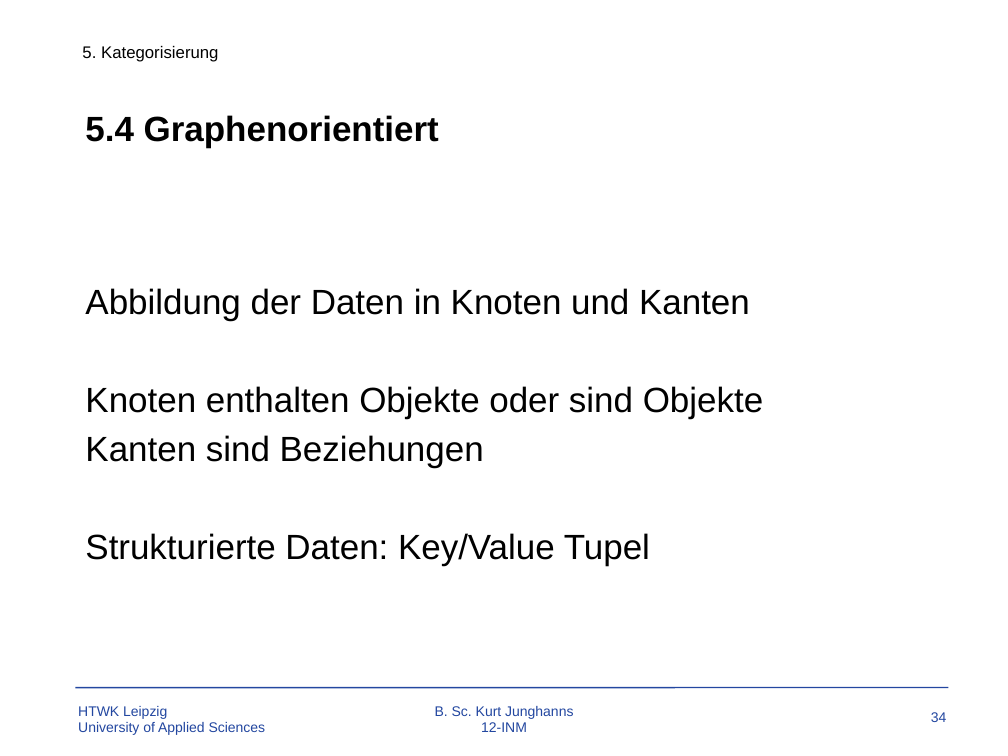
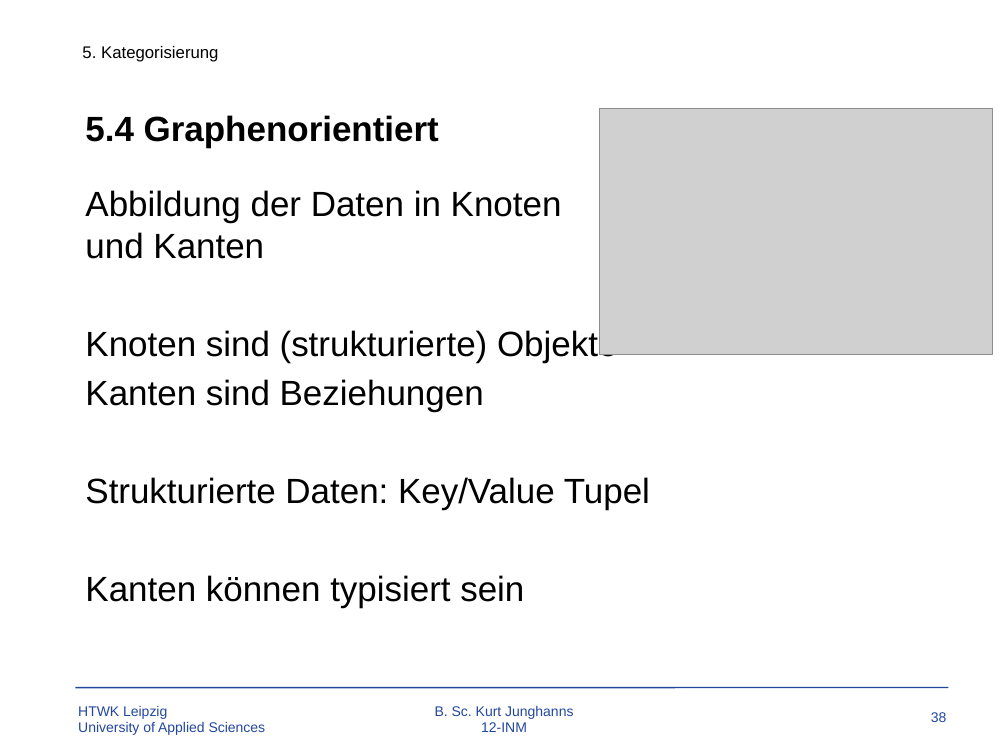
Before and after one commit to TBoonX/OS-Datenbanken, a slide deck: slide 38 of Praesentation.pptx (slide 34 before the commit). Drawn at 1008x756 pixels with LibreOffice and Linux fonts; fonts in the diff are those of the drawing; grey boxes stand for pictures; background and template pictures are left out. Boxes give left, top, right and bottom in pixels: in the first picture for what was removed or moved away, otherwise in the second. Text is boxed around its words. In the diff, an @@ line names an element or a change of style, - is before the commit and + after.

```diff
--- a/Praesentation.pptx
+++ b/Praesentation.pptx
@@ picture added at [599, 108, 992, 354] @@
@@ text at [85, 328, 617, 363]: text changed @@
-Knoten enthalten Objekte oder sind Objekte
+Knoten sind (strukturierte) Objekte
@@ text at [85, 575, 524, 608]: paragraph added @@
+Kanten können typisiert sein
@@ page number at [931, 712, 947, 722]: text changed @@
-34
+38
```
Also in this commit, not shown: 6 other slides changed, 8 slides added, 4 other files.
